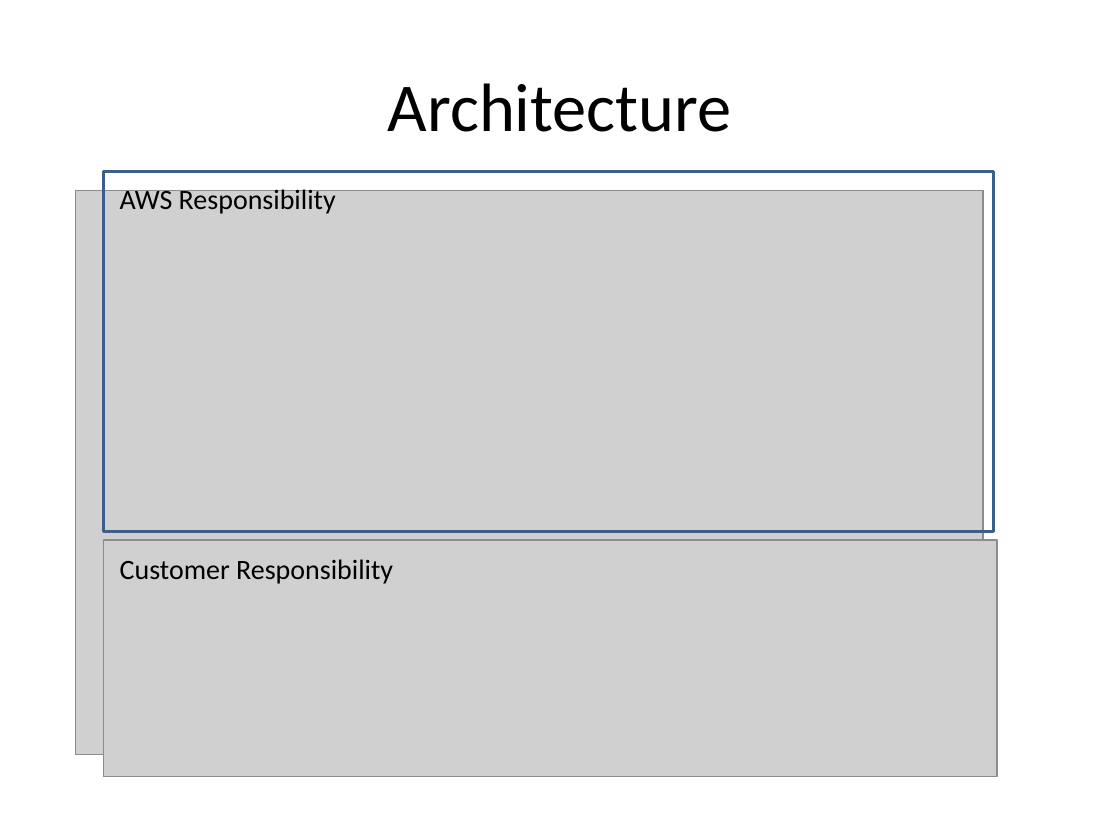
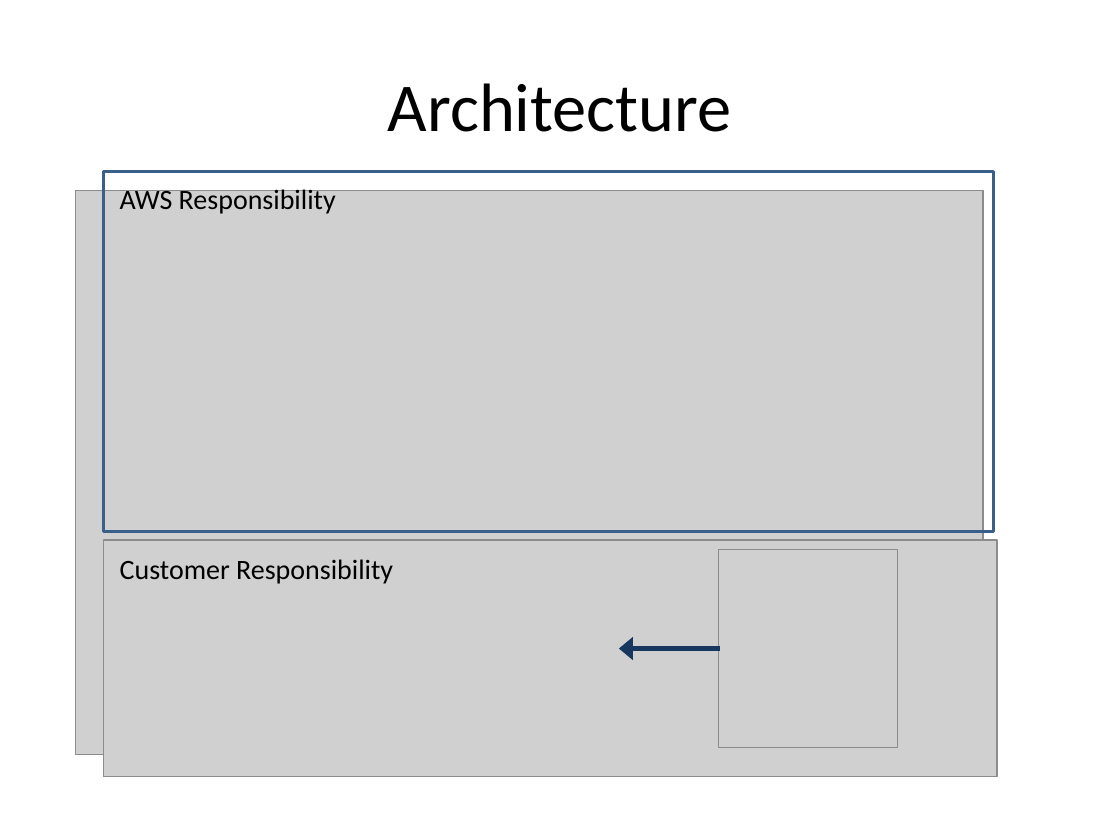
Before and after one commit to ProsperiaInc/aws-blockchain-fabric-quickstart, a slide deck: slide 6 of slides/AWS-Blockchain-Fabric-Quickstart.pptx. Drawn at 1120x840 pixels with LibreOffice and Linux fonts; fonts in the diff are those of the drawing; grey boxes stand for pictures; background and template pictures are left out. Boxes give left, top, right and bottom in pixels: in the first picture for what was removed or moved away, otherwise in the second. Text is boxed around its words. In the diff, an @@ line names an element or a change of style, - is before the commit and + after.

Commit message:
Updated slides

```diff
--- a/slides/AWS-Blockchain-Fabric-Quickstart.pptx
+++ b/slides/AWS-Blockchain-Fabric-Quickstart.pptx
@@ picture added at (x1=718, y1=549, x2=897, y2=747) @@
@@ arrow added from (720, 648) to (619, 648), #17375E 3 pt @@
```
Also in this commit, not shown: 1 other slide changed, 1 other file.
